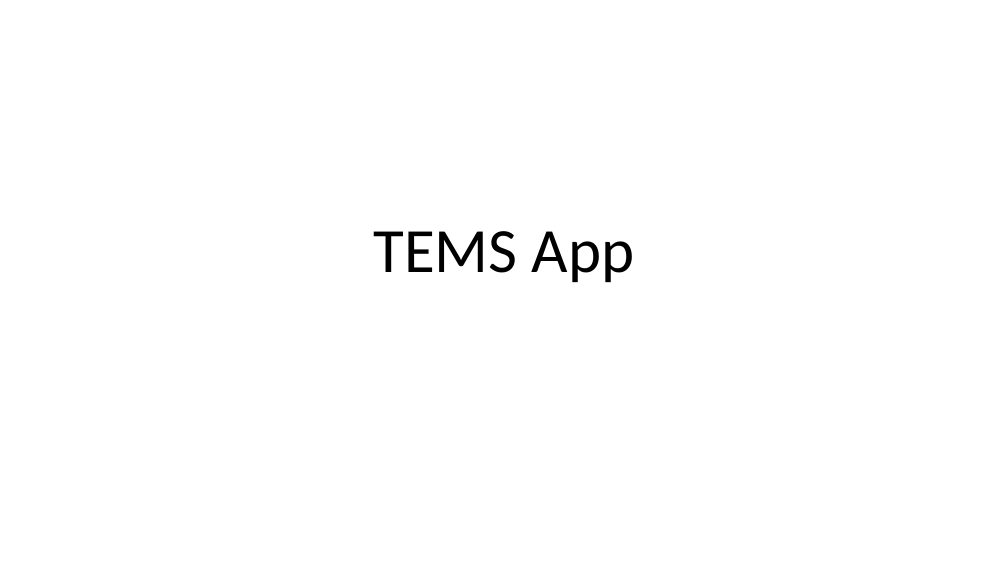
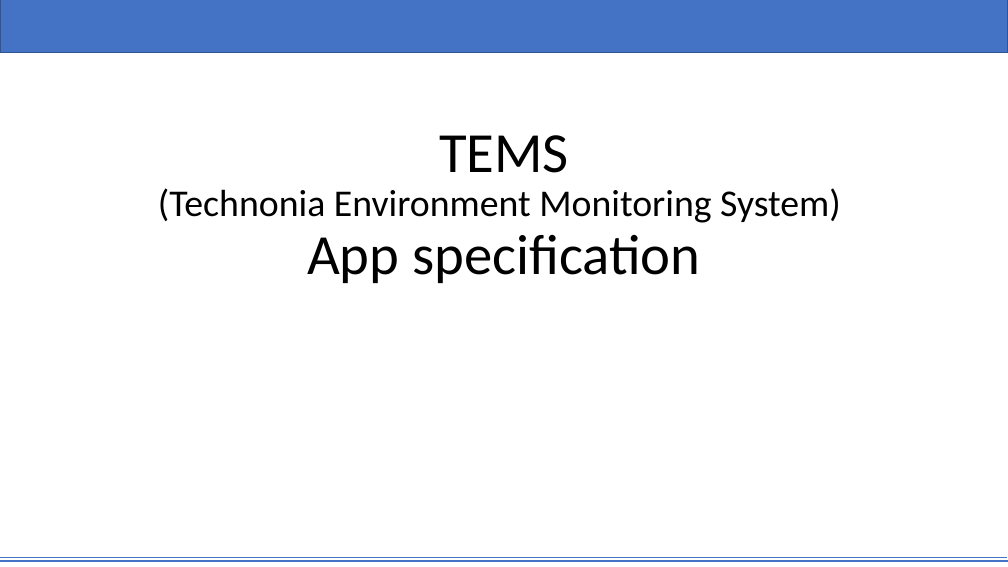
Before and after one commit to yjin910/Technonia_i_app, a slide deck: slide 1 of TEMS.pptx. Drawn at 1008x567 pixels with LibreOffice and Linux fonts; fonts in the diff are those of the drawing. Boxes give left, top, right and bottom in pixels: in the first picture for what was removed or moved away, otherwise in the second. Text is boxed around its words. In the diff, an @@ line names an element or a change of style, - is before the commit and + after.

```diff
--- a/TEMS.pptx
+++ b/TEMS.pptx
@@ rectangle added at box(0, 0, 1008, 53), fill #4472C4, outline #325491 1 pt @@
@@ title at box(158, 135, 841, 283): text changed; size 60 to 36 pt @@
-TEMS App
+TEMS
+(Technonia Environment Monitoring System)
+App specification
@@ line added from (0, 557) to (1007, 557), #4472C4 0.5 pt @@
@@ line added from (0, 561) to (1008, 561), #4472C4 2 pt @@
```
Also in this commit, not shown: 35 other slides changed, 3 slides added, 1 slide removed.
